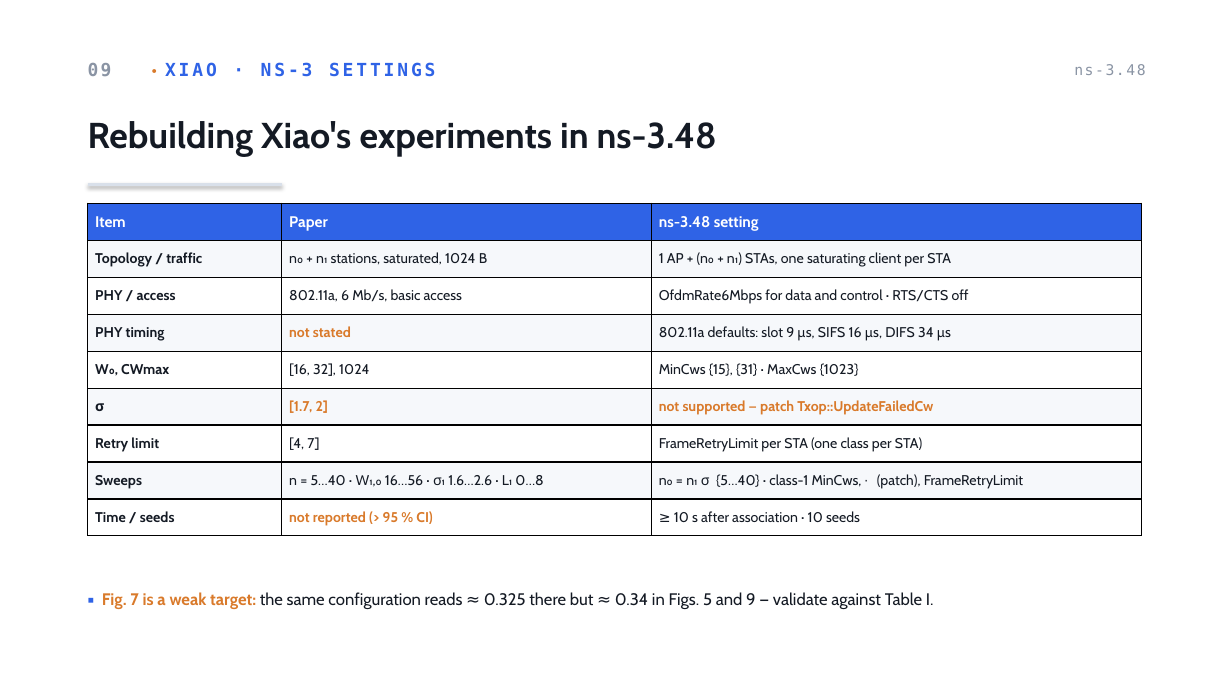
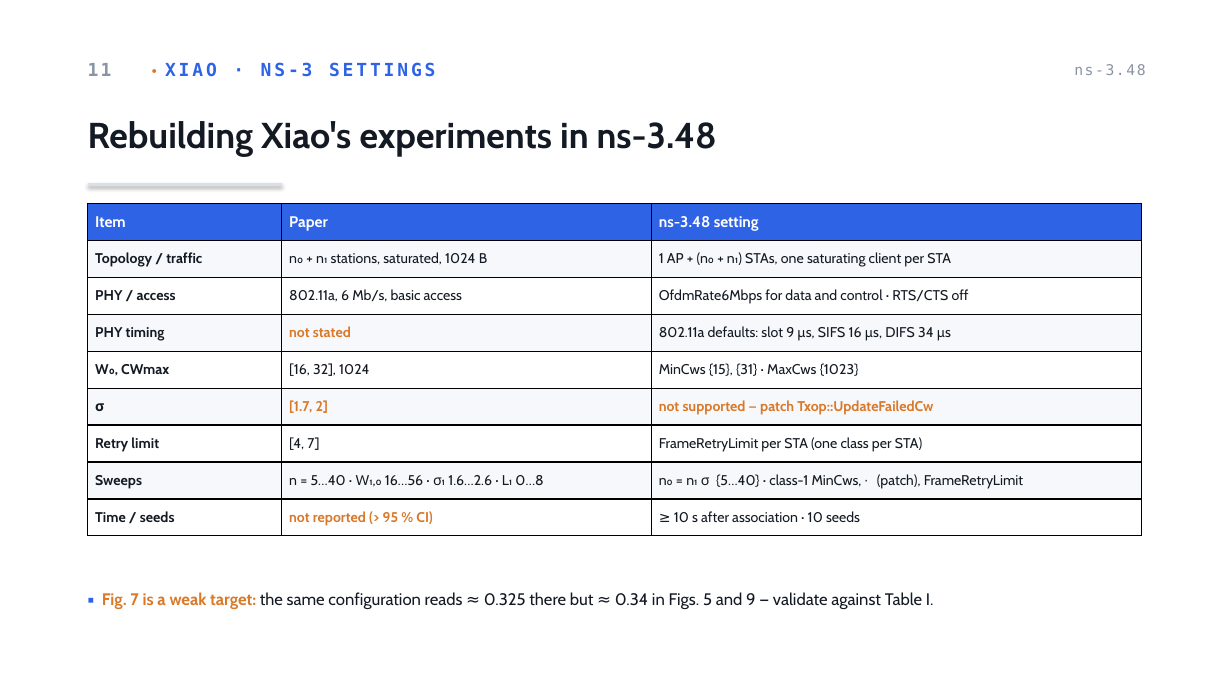
Before and after one commit to AhmadRifqi86/MWN-2026-M11402804-Rifqi, a slide deck: slide 12 of assets/ppt/a3-M11402804-AhmadRifqi.pptx (slide 10 before the commit). Drawn at 1232x693 pixels with LibreOffice and Linux fonts; fonts in the diff are those of the drawing. Boxes give left, top, right and bottom in pixels: in the first picture for what was removed or moved away, otherwise in the second. Text is boxed around its words. In the diff, an @@ line names an element or a change of style, - is before the commit and + after.

```diff
--- a/assets/ppt/a3-M11402804-AhmadRifqi.pptx
+++ b/assets/ppt/a3-M11402804-AhmadRifqi.pptx
@@ text at <box>88,62,435,77</box>: text changed @@
-09 • XIAO · NS-3 SETTINGS
+11 • XIAO · NS-3 SETTINGS
```
Also in this commit, not shown: 8 other slides changed, 2 slides added, 5 other files.
